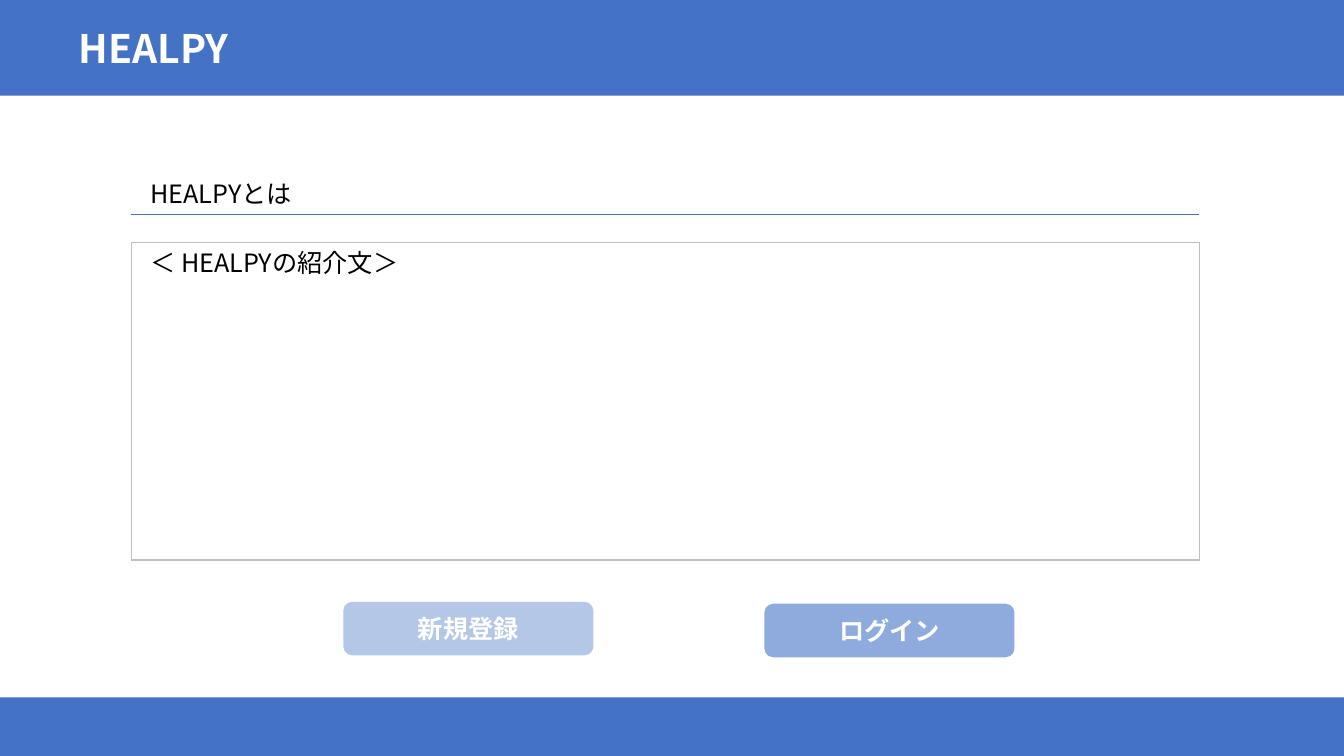
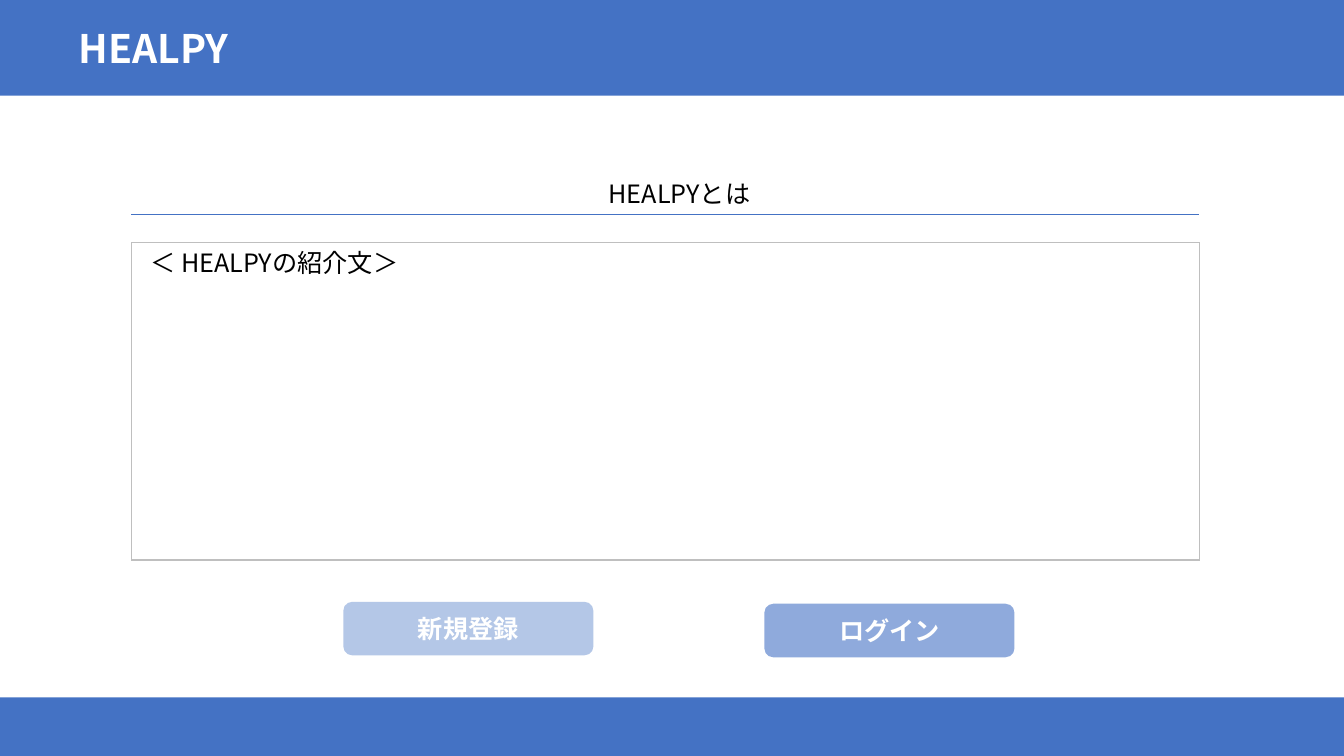
Before and after one commit to sss-sr2021/OTOME, a slide deck: slide 1 of 詳細設計/画面設計.pptx. Drawn at 1344x756 pixels with LibreOffice and Linux fonts; fonts in the diff are those of the drawing. Boxes give left, top, right and bottom in pixels: in the first picture for what was removed or moved away, otherwise in the second. Text is boxed around its words. In the diff, an @@ line names an element or a change of style, - is before the commit and + after.

```diff
--- a/詳細設計/画面設計.pptx
+++ b/詳細設計/画面設計.pptx
@@ text "HEALPYとは" at <box>609,183,751,204</box>: alignment left to centre @@
```
Also in this commit, not shown: 1 other slide changed, 4 slides added, 1 other file.
